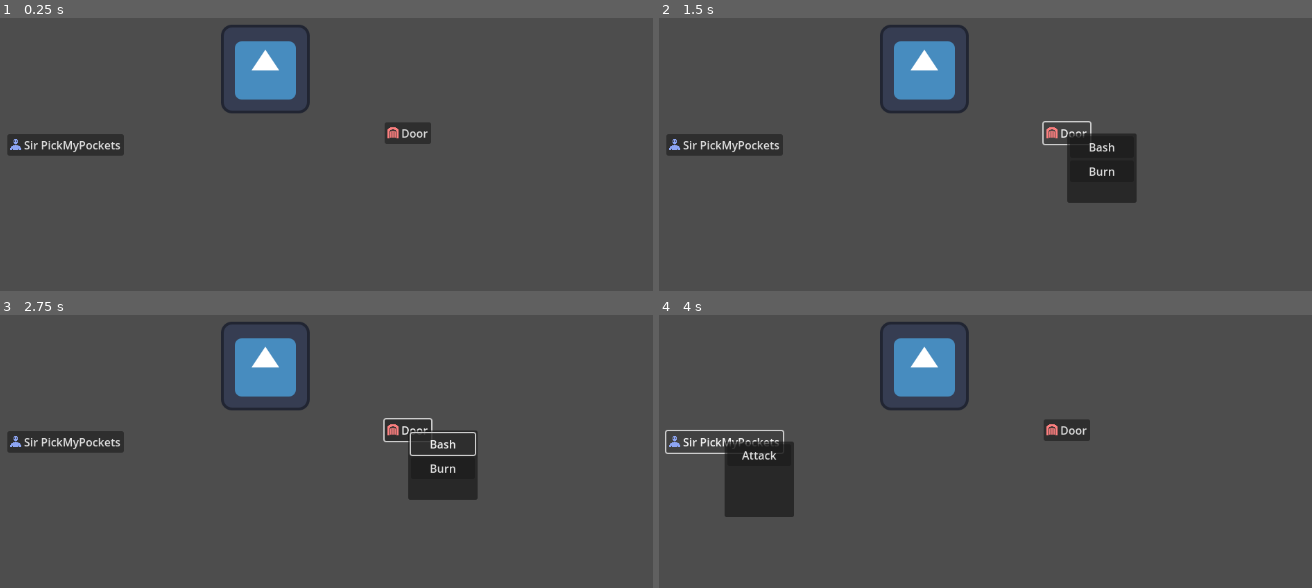
Above: before the commit, frames 1-4 (two rows, left to right).
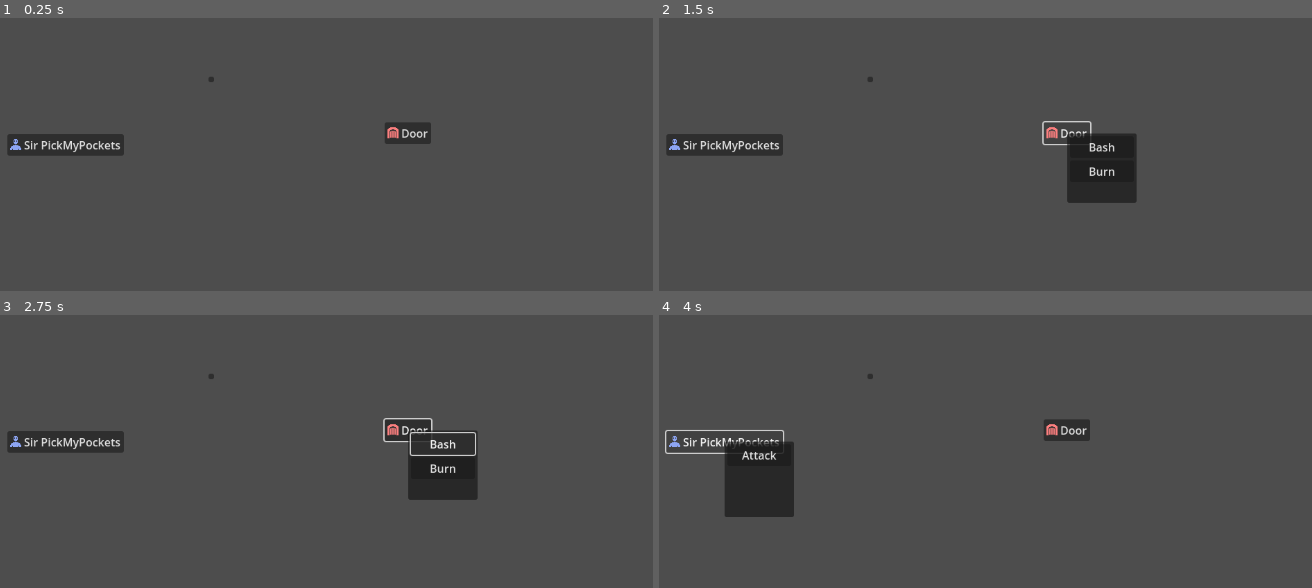
Above: after the commit, the same moments.

Repository: Cablefish1/godot-rpg-framework
Game: Godot game, scene res://game_screen.tscn
Same seed, same stepped clock (60 frames per second), same inputs: the game is played once before the commit and once after it. The engine's default icon, where the game draws it, is replaced by a stand-in: a white triangle on a blue panel in a dark square.
Inputs (mouse positions are in pixels of both pictures, inside the frame that each line leads up to):
- Up to frame 1 (0.25 s): no input
- Up to frame 2 (1.5 s): click (867, 80) at 0.52 s; click "Door" at 1.25 s
- Up to frame 3 (2.75 s): click "Bash" at 2 s
- Up to frame 4 (4 s): click "Burn" at 2.75 s; click "Sir PickMyPockets" at 3.5 s

The runs differ from the first frame. In frame 1, 2.6% of the frame differs, in the area x 32-48%, y 2-35%; in frame 2, 2.6%; in frame 3, 2.6%; in frame 4, 2.6%.

Commit message:
selected component

Diff:
--- a/Components/interactable.tscn
+++ b/Components/Control Mechanics/interactable.tscn
@@ -1,6 +1,6 @@
 [gd_scene load_steps=2 format=3 uid="uid://ciayiffl6mavw"]
 
-[ext_resource type="Script" uid="uid://c0jp7svjrw7c0" path="res://Components/interactable.gd" id="1_wh154"]
+[ext_resource type="Script" uid="uid://c0jp7svjrw7c0" path="res://Components/Control Mechanics/interactable.gd" id="1_wh154"]
 
 [node name="Interactable" type="Button"]
 offset_right = 8.0
--- /dev/null
+++ b/Components/Control Mechanics/selected.tscn
@@ -0,0 +1,3 @@
+[gd_scene format=3 uid="uid://bork4d08p42qu"]
+
+[node name="Selected" type="Node"]
--- a/Components/party_character.tscn
+++ /dev/null
@@ -1,11 +0,0 @@
-[gd_scene load_steps=4 format=3 uid="uid://dkd4eptrxqoyj"]
-
-[ext_resource type="PackedScene" uid="uid://j7ldjhiddlpt" path="res://Components/entity.tscn" id="1_goa3p"]
-[ext_resource type="PackedScene" uid="uid://dniu33kc5gxuu" path="res://Components/health.tscn" id="2_1602a"]
-[ext_resource type="PackedScene" uid="uid://dch8u2u6inw30" path="res://Components/Stats/stat_block.tscn" id="3_voqo6"]
-
-[node name="Party Character" instance=ExtResource("1_goa3p")]
-
-[node name="Health" parent="." index="0" instance=ExtResource("2_1602a")]
-
-[node name="StatBlock" parent="." index="1" instance=ExtResource("3_voqo6")]
--- a/entities/overworld_npc.tscn
+++ b/entities/overworld_npc.tscn
@@ -4,7 +4,7 @@
 [ext_resource type="PackedScene" uid="uid://dniu33kc5gxuu" path="res://Components/health.tscn" id="2_3m4uw"]
 [ext_resource type="PackedScene" uid="uid://bsatvtkx74qfl" path="res://Components/Skills/skillbook.tscn" id="3_kwpjl"]
 [ext_resource type="PackedScene" uid="uid://dch8u2u6inw30" path="res://Components/Stats/stat_block.tscn" id="4_07jsr"]
-[ext_resource type="PackedScene" uid="uid://ciayiffl6mavw" path="res://Components/interactable.tscn" id="5_wh8dq"]
+[ext_resource type="PackedScene" uid="uid://ciayiffl6mavw" path="res://Components/Control Mechanics/interactable.tscn" id="5_wh8dq"]
 [ext_resource type="Texture2D" uid="uid://dfhmbbi72aeaq" path="res://Sprites/icon_character.png" id="6_wo0d5"]
 
 [node name="Overworld NPC" type="Node2D"]
--- /dev/null
+++ b/entities/party_character.gd
@@ -0,0 +1,6 @@
+extends Entity
+
+
+
+func _on_portrait_button_pressed() -> void:
+	pass #Make node selected here
--- /dev/null
+++ b/entities/party_character.tscn
@@ -0,0 +1,21 @@
+[gd_scene load_steps=5 format=3 uid="uid://bve4d25o7cqu2"]
+
+[ext_resource type="PackedScene" uid="uid://dch8u2u6inw30" path="res://Components/Stats/stat_block.tscn" id="1_mbomg"]
+[ext_resource type="Script" uid="uid://c3k21txsskeh6" path="res://entities/party_character.gd" id="1_vmuee"]
+[ext_resource type="PackedScene" uid="uid://bsatvtkx74qfl" path="res://Components/Skills/skillbook.tscn" id="2_vmuee"]
+[ext_resource type="PackedScene" uid="uid://dniu33kc5gxuu" path="res://Components/health.tscn" id="3_41mo5"]
+
+[node name="PartyCharacter" type="Node2D"]
+script = ExtResource("1_vmuee")
+
+[node name="StatBlock" parent="." instance=ExtResource("1_mbomg")]
+
+[node name="Skillbook" parent="." instance=ExtResource("2_vmuee")]
+
+[node name="Health" parent="." instance=ExtResource("3_41mo5")]
+
+[node name="Portrait Button" type="Button" parent="."]
+offset_right = 8.0
+offset_bottom = 8.0
+
+[connection signal="pressed" from="Portrait Button" to="." method="_on_portrait_button_pressed"]
--- a/game_screen.tscn
+++ b/game_screen.tscn
@@ -1,13 +1,13 @@
 [gd_scene load_steps=9 format=3 uid="uid://cvayf8prw0o2a"]
 
 [ext_resource type="Script" uid="uid://c7bu8ygvv77ej" path="res://battle_screen.gd" id="1_j7yda"]
-[ext_resource type="PackedScene" uid="uid://ct8k6lsvwsile" path="res://PlayerCharacter.tscn" id="2_lxtpa"]
 [ext_resource type="PackedScene" uid="uid://j7ldjhiddlpt" path="res://Components/entity.tscn" id="3_3vj30"]
-[ext_resource type="PackedScene" uid="uid://ciayiffl6mavw" path="res://Components/interactable.tscn" id="4_6mti6"]
+[ext_resource type="PackedScene" uid="uid://ciayiffl6mavw" path="res://Components/Control Mechanics/interactable.tscn" id="4_6mti6"]
 [ext_resource type="Texture2D" uid="uid://ccln0dsmlqf3v" path="res://Sprites/icon_door.png" id="5_3vj30"]
 [ext_resource type="PackedScene" uid="uid://dniu33kc5gxuu" path="res://Components/health.tscn" id="5_oymjd"]
 [ext_resource type="PackedScene" uid="uid://i7yy28vywiu2" path="res://UI/Context Menu.tscn" id="6_lxtpa"]
 [ext_resource type="PackedScene" uid="uid://bye8aneihhjrq" path="res://entities/overworld_npc.tscn" id="8_6mti6"]
+[ext_resource type="PackedScene" uid="uid://bve4d25o7cqu2" path="res://entities/party_character.tscn" id="8_oymjd"]
 
 [node name="Game Screen" type="Control"]
 layout_mode = 3
@@ -33,12 +33,11 @@
 [node name="ContextMenu" parent="." instance=ExtResource("6_lxtpa")]
 visible = false
 
-[node name="Player" parent="." instance=ExtResource("2_lxtpa")]
-position = Vector2(472, 218)
-
 [node name="Overworld NPC" parent="." instance=ExtResource("8_6mti6")]
 position = Vector2(184, 327)
 entity_name = "Sir PickMyPockets"
 
-[editable path="Player"]
+[node name="PartyCharacter" parent="." instance=ExtResource("8_oymjd")]
+position = Vector2(390, 229)
+
 [editable path="Overworld NPC"]
--- a/player.gd
+++ b/player.gd
@@ -11,11 +11,3 @@
 	var modifier = statblock.get_modifier("strength")
 	health_component = get_node_or_null("Health")
 	print("Modifier is "+str(modifier))
-
-
-func take_damage(amount, damage_type):
-
-	if health_component == null:
-		push_error("Target has no health component")
-		return
-	health_component.take_damage(amount, damage_type)
Renamed: Components/interactable.gd -> Components/Control Mechanics/interactable.gd
Renamed: Components/interactable.gd.uid -> Components/Control Mechanics/interactable.gd.uid
Not shown, added: entities/party_character.gd.uid
